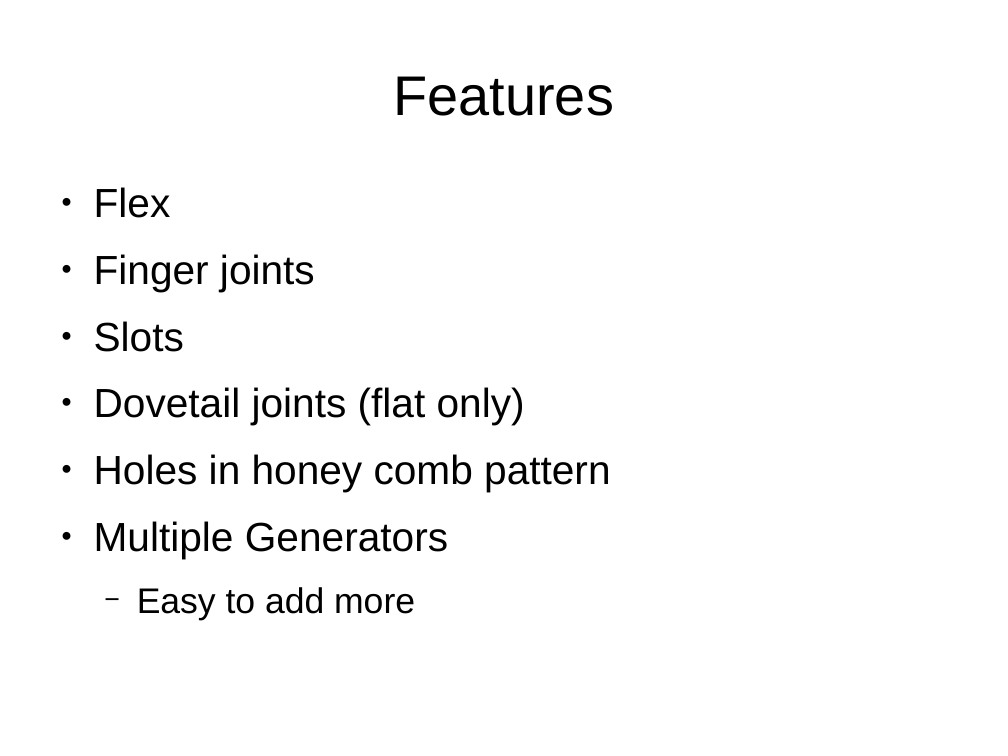
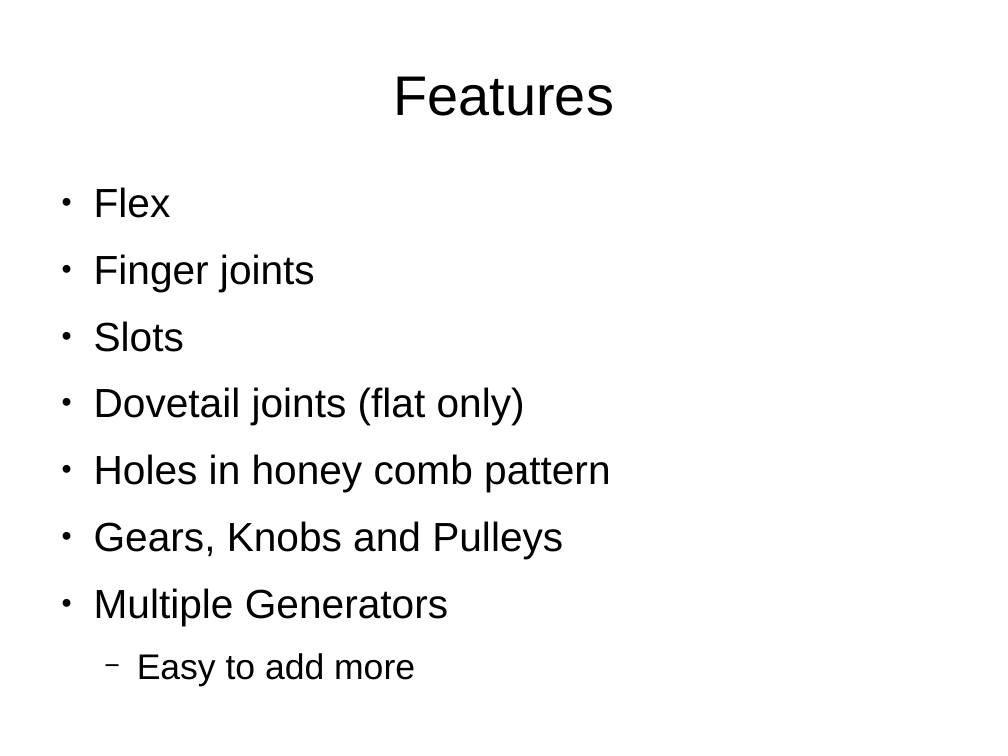
Before and after one commit to florianfesti/boxes, a slide deck: slide 5 of documentation/presentation.odp. Drawn at 1008x756 pixels with LibreOffice and Linux fonts; fonts in the diff are those of the drawing. Boxes give left, top, right and bottom in pixels: in the first picture for what was removed or moved away, otherwise in the second. Text is boxed around its words. In the diff, an @@ line names an element or a change of style, - is before the commit and + after.

```diff
--- a/documentation/presentation.odp
+++ b/documentation/presentation.odp
@@ text at (94,521,563,559): paragraph added @@
+● Gears, Knobs and Pulleys
```
Also in this commit, not shown: 2 other slides changed, 4 slides added.
